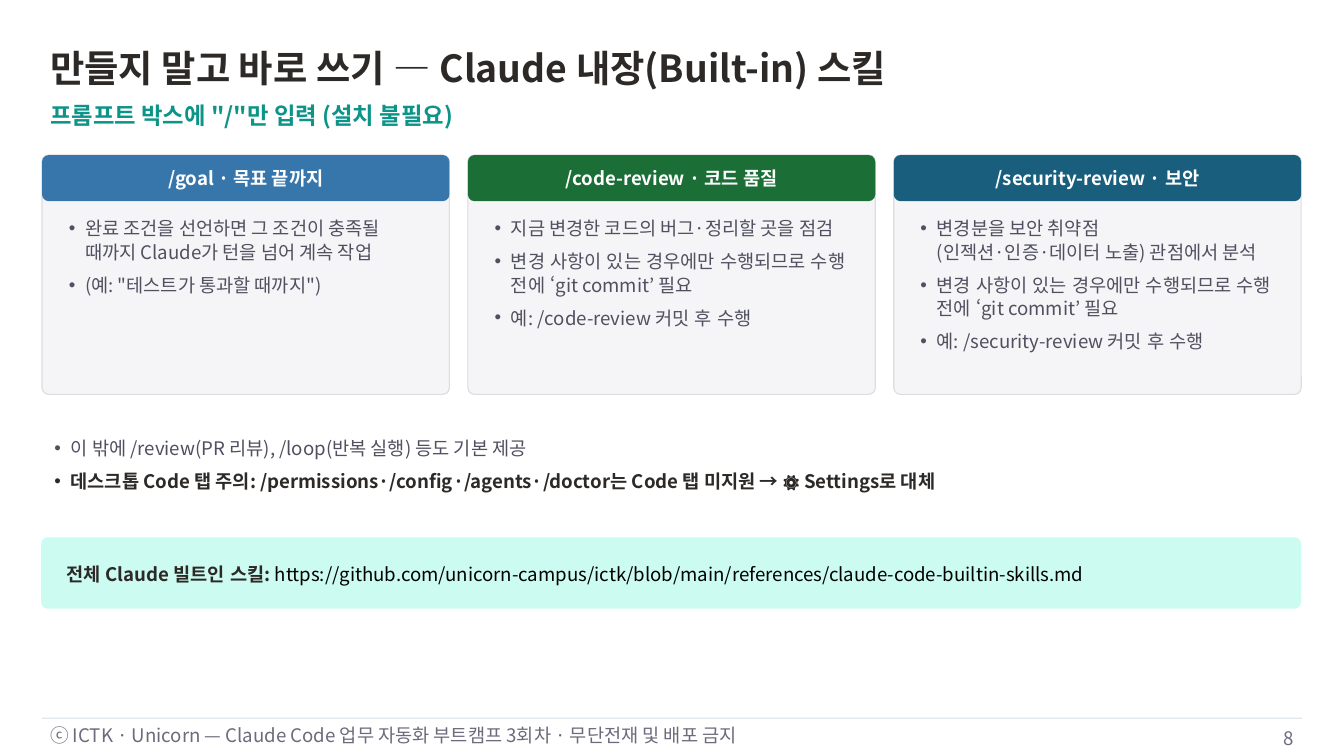
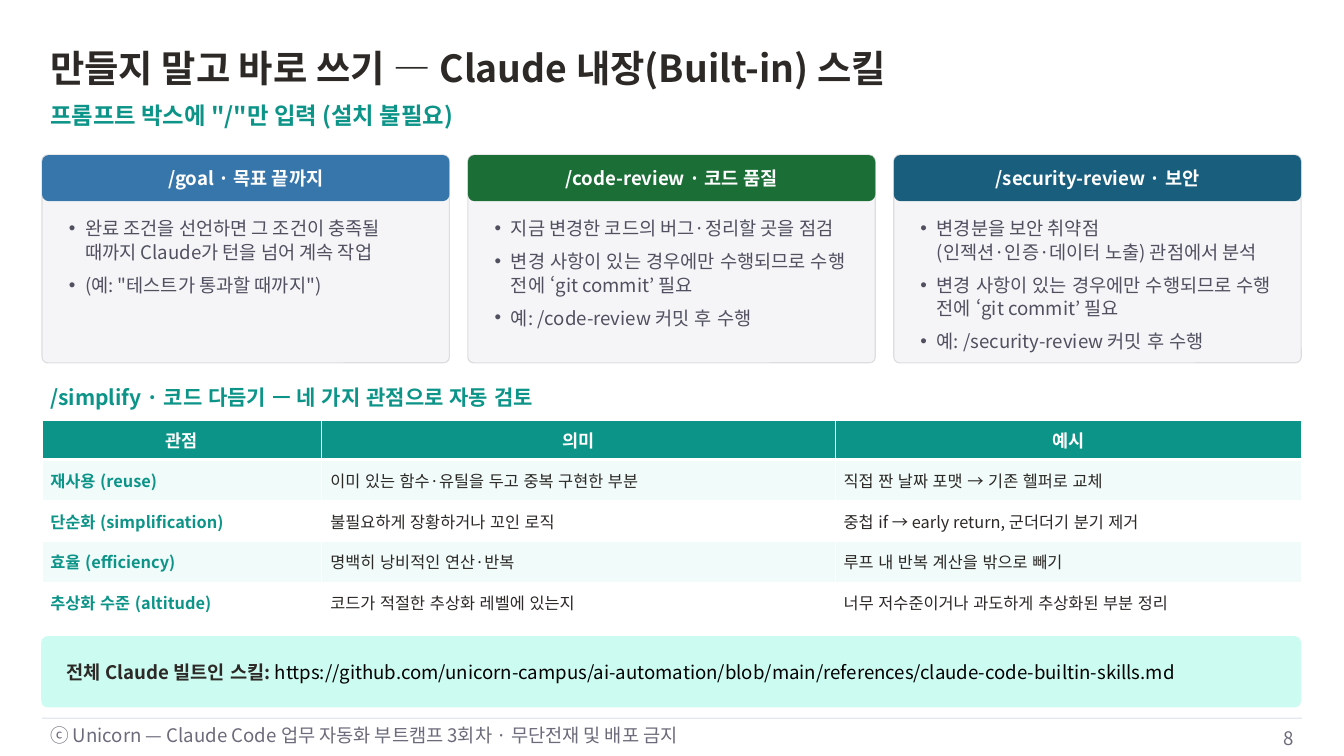
Before and after one commit to unicorn-campus/ai-automation, a slide deck: slide 8 of decks/03-skill-basics/3회차-Skill기초.pptx. Drawn at 1344x756 pixels with LibreOffice and Linux fonts; fonts in the diff are those of the drawing. Boxes give left, top, right and bottom in pixels: in the first picture for what was removed or moved away, otherwise in the second. Text is boxed around its words. In the diff, an @@ line names an element or a change of style, - is before the commit and + after.

```diff
--- a/decks/03-skill-basics/3회차-Skill기초.pptx
+++ b/decks/03-skill-basics/3회차-Skill기초.pptx
@@ rounded rectangle: place and size @@
-rounded rectangle at box(42, 155, 449, 395)
+rounded rectangle at box(42, 155, 449, 363)
@@ rounded rectangle: place and size @@
-rounded rectangle at box(468, 155, 875, 395)
+rounded rectangle at box(468, 155, 875, 363)
@@ rounded rectangle: place and size @@
-rounded rectangle at box(894, 155, 1301, 395)
+rounded rectangle at box(894, 155, 1301, 363)
@@ text added at box(50, 387, 533, 410), 18 pt, text #0D9488, bold @@
+/simplify · 코드 다듬기 — 네 가지 관점으로 자동 검토
@@ table added at box(42, 420, 1302, 623), 5 rows, 3 columns @@
+관점 | 의미 | 예시
+재사용 (reuse) | 이미 있는 함수·유틸을 두고 중복 구현한 부분 | 직접 짠 날짜 포맷 → 기존 헬퍼로 교체
+단순화 (simplification) | 불필요하게 장황하거나 꼬인 로직 | 중첩 if → early return, 군더더기 분기 제거
+효율 (efficiency) | 명백히 낭비적인 연산·반복 | 루프 내 반복 계산을 밖으로 빼기
+추상화 수준 (altitude) | 코드가 적절한 추상화 레벨에 있는지 | 너무 저수준이거나 과도하게 추상화된 부분 정리
@@ text removed at box(71, 439, 935, 493) @@
-• 이 밖에 /review(PR 리뷰), /loop(반복 실행) 등도 기본 제공
-• 데스크톱 Code 탭 주의: /permissions·/config·/agents·/doctor는 Code 탭 미지원 → ⚙️ Settings로 대체
@@ rounded rectangle: place and size @@
-rounded rectangle at box(41, 538, 1301, 609)
+rounded rectangle at box(41, 636, 1301, 707)
@@ text at box(66, 663, 1175, 684): text changed @@
-전체 Claude 빌트인 스킬: https://github.com/unicorn-campus/ictk/blob/main/references/claude-code-builtin-skills.md
+전체 Claude 빌트인 스킬: https://github.com/unicorn-campus/ai-automation/blob/main/references/claude-code-builtin-skills.md
@@ text at box(50, 726, 677, 744): text changed @@
-ⓒ ICTK · Unicorn — Claude Code 업무 자동화 부트캠프 3회차 · 무단전재 및 배포 금지
+ⓒ Unicorn — Claude Code 업무 자동화 부트캠프 3회차 · 무단전재 및 배포 금지
```
Also in this commit, not shown: 11 other slides changed, 13 other files.
